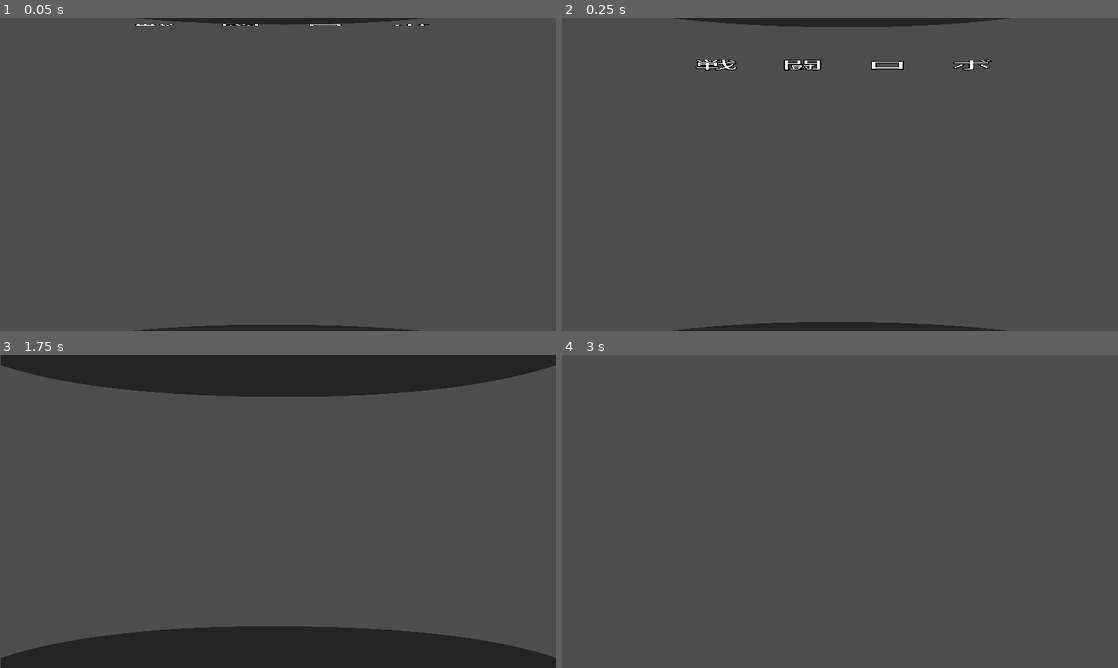
Above: before the commit, frames 1-4 (two rows, left to right).
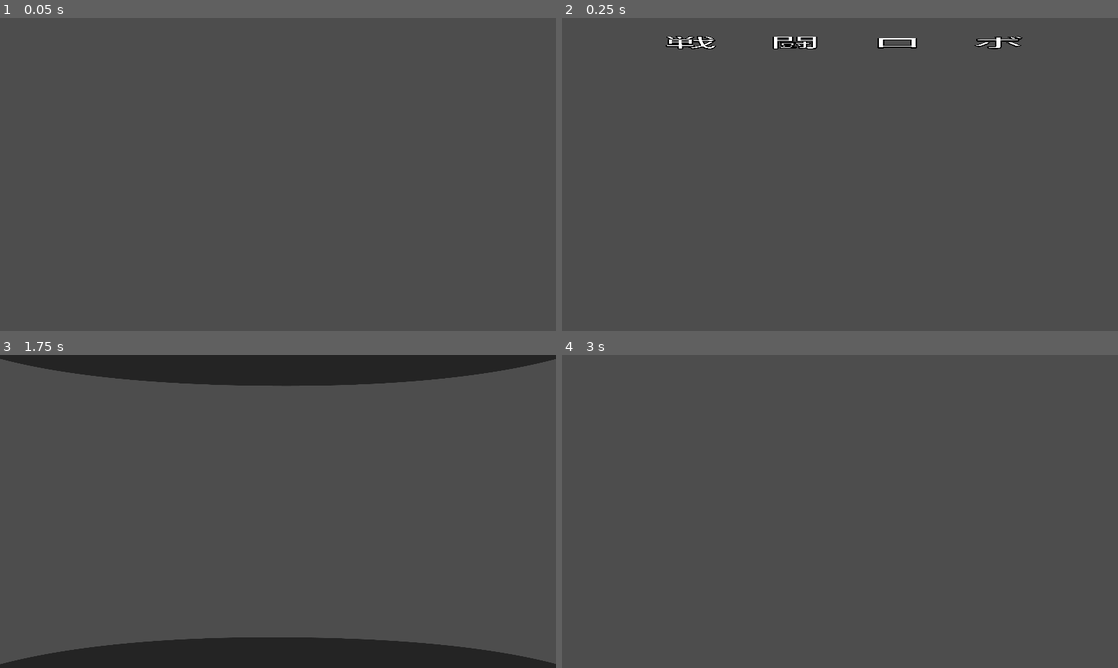
Above: after the commit, the same moments.

Repository: mitchellwinn/SentouRobo
Game: Godot game, scene res://Assets/Scenes/Menu.tscn
Same seed, same stepped clock (60 frames per second), same inputs: the game is played once before the commit and once after it.
Inputs:
- Up to frame 1 (0.05 s): no input
- Up to frame 2 (0.25 s): no input
- Up to frame 3 (1.75 s): tap Enter (confirm) at 0.5, 1.35 s; hold D (right) 0.53-1.28 s; hold Enter (confirm) 0.53-1.28 s; tap Space (jump) at 0.77, 1.52 s; hold S (down) from 1.28 s (still down)
- Up to frame 4 (3 s): release S (down) at 2.03 s; hold D (right) 2.03-2.78 s; hold Enter (confirm) 2.03-2.78 s; hold W (up) from 2.78 s (still down); tap Enter (confirm) at 2.85 s

The runs differ from the first frame. In frame 1, 1.6% of the frame differs, in the area x 24-78%, y 0-100%; in frame 2, 4.0%; in frame 3, 6.3%, in the area x 0-100%, y 0-100%; in frame 4, nothing differs.

Commit message:
update

Diff:
--- a/Assets/Scenes/Menu.tscn
+++ b/Assets/Scenes/Menu.tscn
@@ -141,6 +141,18 @@
 "update": 0,
 "values": [1.0, 1.0]
 }
+tracks/10/type = "value"
+tracks/10/imported = false
+tracks/10/enabled = true
+tracks/10/path = NodePath("Camera2D:zoom")
+tracks/10/interp = 1
+tracks/10/loop_wrap = true
+tracks/10/keys = {
+"times": PackedFloat32Array(0, 1.7),
+"transitions": PackedFloat32Array(0.164939, 1),
+"update": 0,
+"values": [Vector2(1.5, 1.5), Vector2(1, 1)]
+}
 
 [sub_resource type="Animation" id="Animation_pelwg"]
 resource_name = "titleOUT"
@@ -293,6 +305,18 @@
 "times": PackedFloat32Array(-0.05)
 }
 tracks/11/use_blend = true
+tracks/12/type = "value"
+tracks/12/imported = false
+tracks/12/enabled = true
+tracks/12/path = NodePath("Camera2D:zoom")
+tracks/12/interp = 1
+tracks/12/loop_wrap = true
+tracks/12/keys = {
+"times": PackedFloat32Array(0, 0.775, 2),
+"transitions": PackedFloat32Array(1.6245, 2.07053, 1),
+"update": 0,
+"values": [Vector2(1, 1), Vector2(2, 2), Vector2(1, 1)]
+}
 
 [sub_resource type="AnimationLibrary" id="AnimationLibrary_m4143"]
 _data = {
@@ -316,25 +340,22 @@
 modulate = Color(1, 1, 1, 0.588235)
 layout_mode = 1
 offset_left = 3.472
-offset_top = -300.0
 offset_right = 4003.47
-offset_bottom = 1950.0
+offset_bottom = 2250.0
 texture = ExtResource("1_4tsii")
 
 [node name="bottomVisor" type="TextureRect" parent="Title"]
 modulate = Color(1, 1, 1, 0.588235)
 layout_mode = 1
 offset_left = 3.472
-offset_top = 300.0
 offset_right = 4003.47
-offset_bottom = 2550.0
+offset_bottom = 2250.0
 texture = ExtResource("2_30ylj")
 
 [node name="romaji" type="TextureRect" parent="Title"]
 layout_mode = 1
 offset_right = 4000.0
 offset_bottom = 2250.0
-scale = Vector2(1, 1e-05)
 texture = ExtResource("3_qncem")
 stretch_mode = 5
 
@@ -342,12 +363,10 @@
 layout_mode = 1
 offset_right = 4000.0
 offset_bottom = 2250.0
-scale = Vector2(1, 1e-05)
 texture = ExtResource("4_db7d0")
 stretch_mode = 5
 
 [node name="press" type="TextureRect" parent="Title"]
-visible = false
 layout_mode = 1
 offset_right = 4000.0
 offset_bottom = 2250.0
@@ -355,11 +374,9 @@
 stretch_mode = 5
 
 [node name="crosshair" type="TextureRect" parent="Title"]
-visible = false
 layout_mode = 1
 offset_right = 4000.0
 offset_bottom = 2250.0
-scale = Vector2(1, 0.25)
 texture = ExtResource("6_fmqs1")
 stretch_mode = 5
 
@@ -373,3 +390,6 @@
 
 [node name="SFX2" type="AudioStreamPlayer" parent="."]
 pitch_scale = 2.4
+
+[node name="Camera2D" type="Camera2D" parent="."]
+position = Vector2(576, 324)
Not shown, changed: Assets/TitleScreenAssets/SentouRobo.ai
